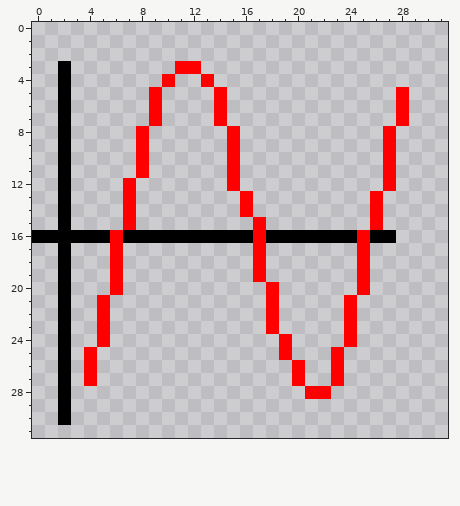
File history of a pixel-art sprite, images/OnResetGraphScale.png. The first picture shows the starting point.
The file is 32x32 pixels. The old version is drawn lined up with the new one.
The same view after the edit:
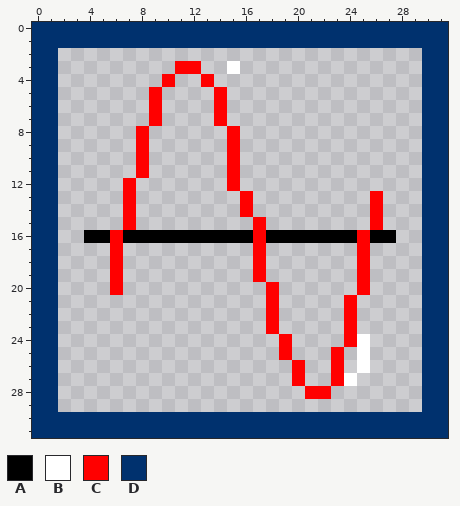
Palette (. is transparent): A #000000  B #ffffff  C #ff0000  D #00316e
What changed:
whole drawing moved by -2,+1 (the old picture is shown already moved)
The edit adds colour B in row 3 at x 15; in rows 24 to 26 at x 25; in row 27 at x 24.
The edit adds colour D in rows 0 to 1 at x 0 to 31; in rows 2 to 15 at x 0 to 1 and 30 to 31; in row 16 at x 30 to 31; in rows 17 to 29 at x 0 to 1 and 30 to 31; in row 30 at x 0 to 1 and 3 to 31; in row 31 at x 0 to 31.
Colour A gives way to colour D in row 16 at x 0 to 1; in row 30 at x 2.
Colour A is removed in rows 3 to 15 at x 2; in row 16 at x 2 to 3; in rows 17 to 29 at x 2.
Colour C is removed in rows 5 to 7 at x 28; in rows 8 to 12 at x 27; in rows 21 to 24 at x 5; in rows 25 to 27 at x 4.
Changed places in both pictures, as pixel boxes (x1, y1, x2, y2):
changed: (32, 22, 448, 438)
